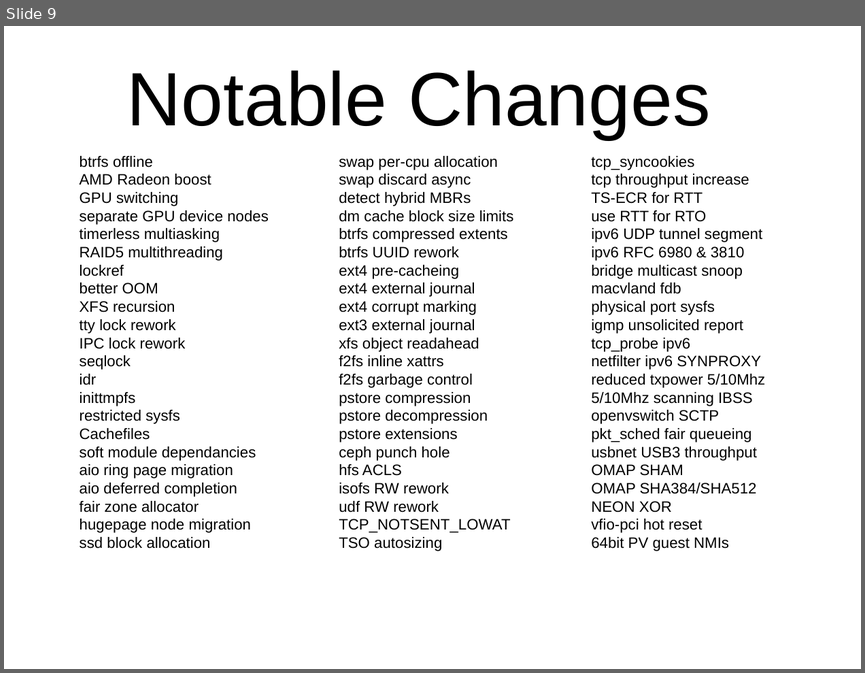
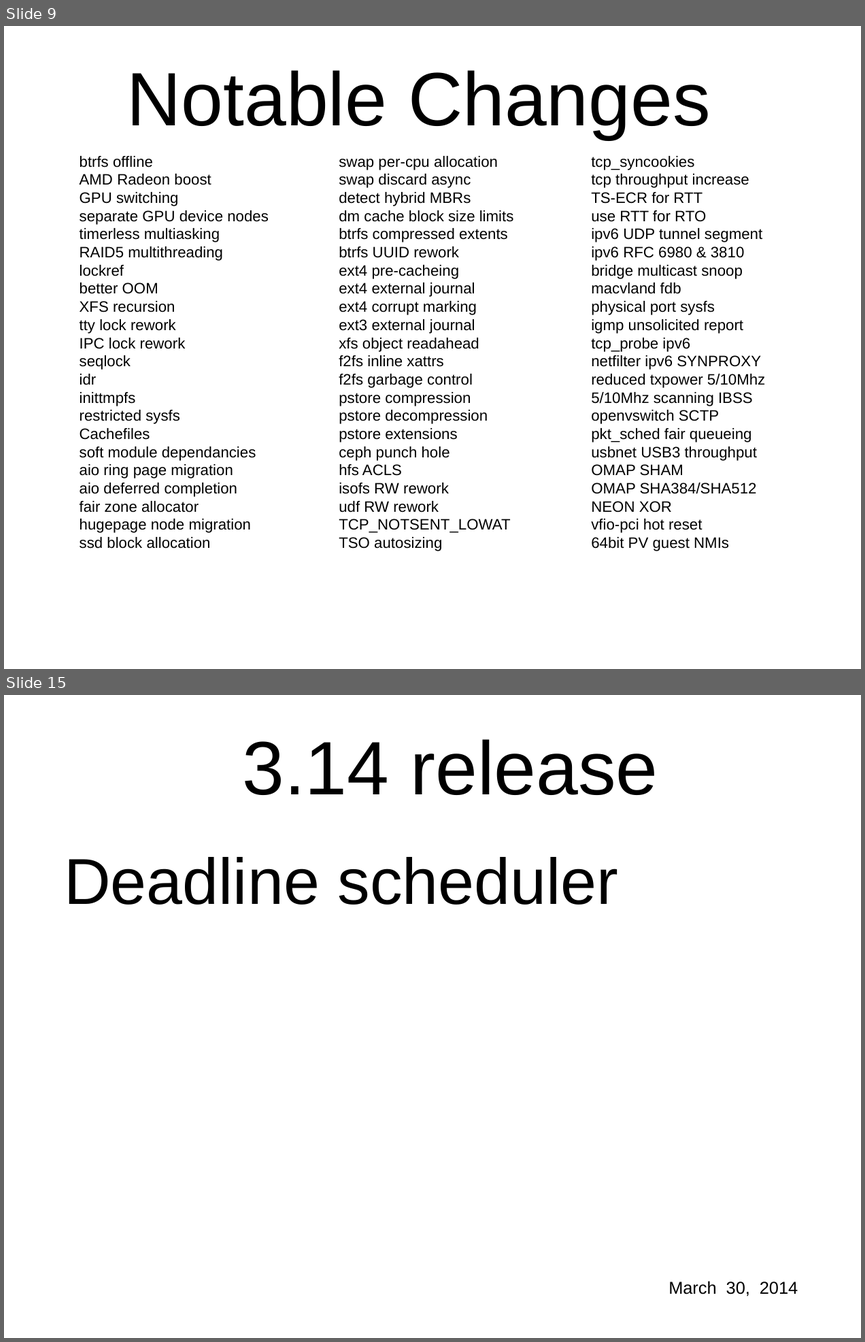
Before and after one commit to gregkh/kernel-development, a slide deck: lf_kernel-development.odp. Shown one above the other, each under a label of ours: slide 9 before the commit, slides 9 and 15 after it; the slides between them are not shown. The pictures are 865x673 and 865x1342 pixels, drawn with LibreOffice and Linux fonts; fonts in the diff are those of the drawing; background and template pictures are left out. Boxes give left, top, right and bottom in pixels: in the first picture for what was removed or moved away, otherwise in the second. Text is boxed around its words. In the diff, an @@ line names an element or a change of style, - is before the commit and + after.

```diff
--- a/lf_kernel-development.odp
+++ b/lf_kernel-development.odp
@@ slide 15 added at box(4, 695, 861, 1338), background picture (left out) @@
@@ text added at box(242, 739, 657, 795), 70 pt, text #000000 @@
+3.14 release
@@ text added at box(64, 857, 618, 904), 60 pt, text #000000 @@
+Deadline scheduler
@@ text added at box(668, 1280, 798, 1296), 16 pt, text #000000 @@
+March 30, 2014
```
Also in this commit, not shown: 28 other slides added, 26 slides removed.
